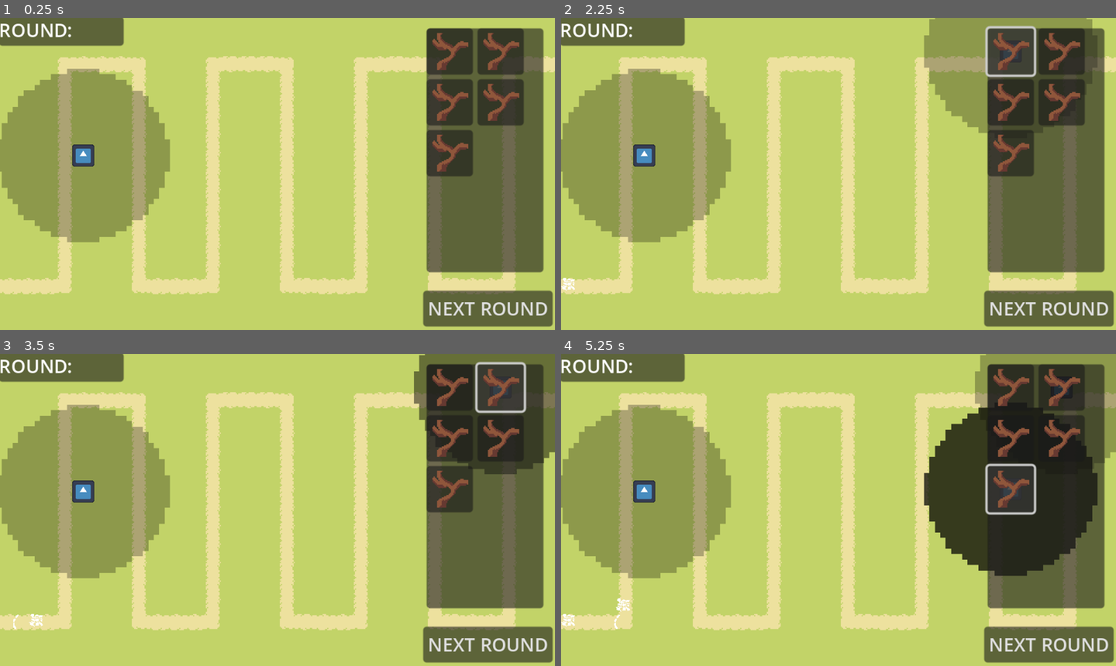
Above: before the commit, frames 1-4 (two rows, left to right).
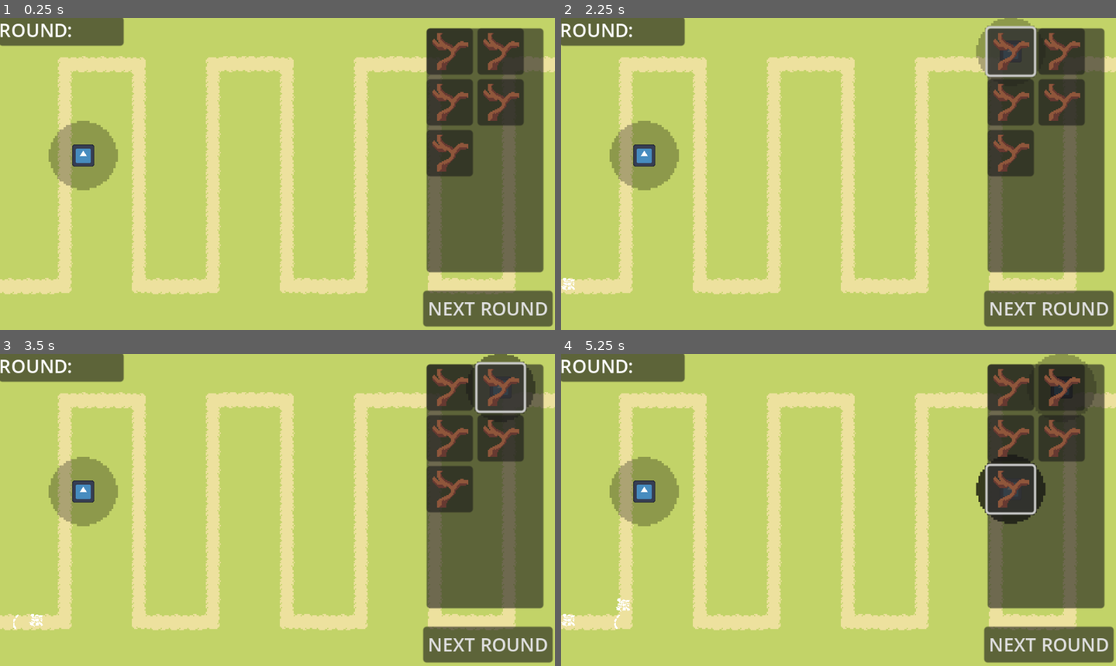
Above: after the commit, the same moments.

Repository: MindVisceral/BoneTD
Game: Godot game, scene res://Levels/Level1/Level1.tscn
Same seed, same stepped clock (60 frames per second), same inputs: the game is played once before the commit and once after it. The engine's default icon, where the game draws it, is replaced by a stand-in: a white triangle on a blue panel in a dark square.
Inputs (mouse positions are in pixels of both pictures, inside the frame that each line leads up to):
- Up to frame 1 (0.25 s): no input
- Up to frame 2 (2.25 s): click "NEXT ROUND" at 0.5 s; click "NEXT ROUND" at 1.25 s; click (1010, 52) at 2 s
- Up to frame 3 (3.5 s): click (499, 388) at 2.75 s
- Up to frame 4 (5.25 s): click (1010, 438) at 3.5 s; click (1060, 438) at 4.25 s; click (1010, 488) at 5 s

The runs differ from the first frame. In frame 1, 11% of the frame differs, in the area x 0-31%, y 16-72%; in frame 2, 15%; in frame 3, 14%; in frame 4, 23%, in the area x 0-100%, y 0-72%.

Commit message:
TowerRangeVisuals updates in editor through @tool

Diff:
--- a/Entities/Towers/BaseTower/BaseTower.gd
+++ b/Entities/Towers/BaseTower/BaseTower.gd
@@ -1,3 +1,5 @@
+## TowerRangeVisuals scale dynamically in Editor to fit tower_range_collider
+@tool
 class_name BaseTower
 extends StaticBody2D
 
@@ -114,13 +116,20 @@
 ###-------------------------------------------------------------------------###
 
 func _physics_process(delta: float) -> void:
-	## If there is a current_target...
-	if current_target:
-
-		## Shot at the current_target if possible.
-		if ShotDelayTimer.is_stopped():
-			shoot_at_target()
-
+	## If not in Editor...
+	if !Engine.is_editor_hint():
+
+		## If there is a current_target...
+		if current_target:
+
+			## Shot at the current_target if possible.
+			if ShotDelayTimer.is_stopped():
+				shoot_at_target()
+
+func _process(delta: float) -> void:
+	## Update visuals when in Editor
+	if Engine.is_editor_hint():
+		update_tower_visuals()
 
 func shoot_at_target() -> void:
 
--- a/Entities/Towers/StickGuy/StickGuy.tscn
+++ b/Entities/Towers/StickGuy/StickGuy.tscn
@@ -4,7 +4,7 @@
 [ext_resource type="PackedScene" uid="uid://c6033qphpoajv" path="res://Entities/Towers/StickGuy/StickBullet.tscn" id="2_ddlig"]
 
 [sub_resource type="CircleShape2D" id="CircleShape2D_2ixhf"]
-radius = 75.0
+radius = 30.0
 
 [sub_resource type="CircleShape2D" id="CircleShape2D_bok23"]
 radius = 9.0
@@ -22,9 +22,12 @@
 shape = SubResource("CircleShape2D_2ixhf")
 
 [node name="TowerRangeVisuals" parent="." index="1"]
-scale = Vector2(1.563, 1.563)
+scale = Vector2(1.875, 1.875)
 
 [node name="Collider" parent="." index="3"]
 shape = SubResource("CircleShape2D_bok23")
 
+[node name="ShotDelayTimer" parent="." index="4"]
+wait_time = 0.5
+
 [editable path="TowerRange"]
